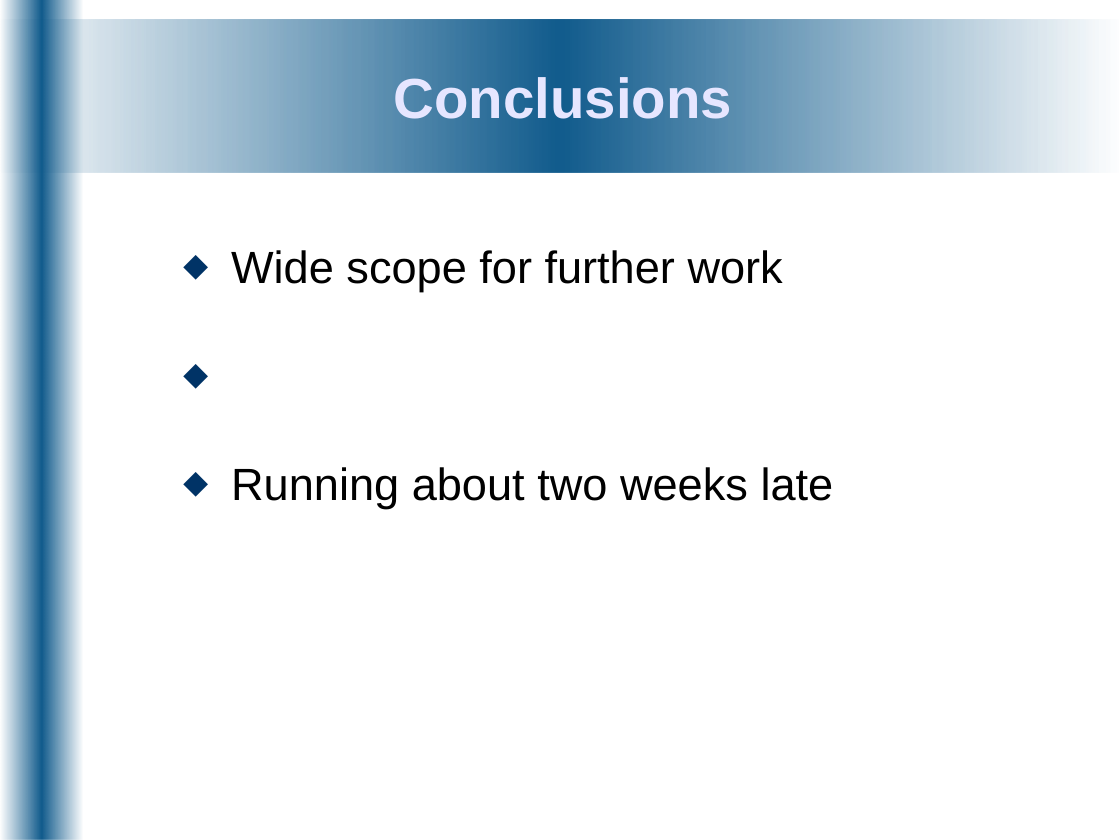
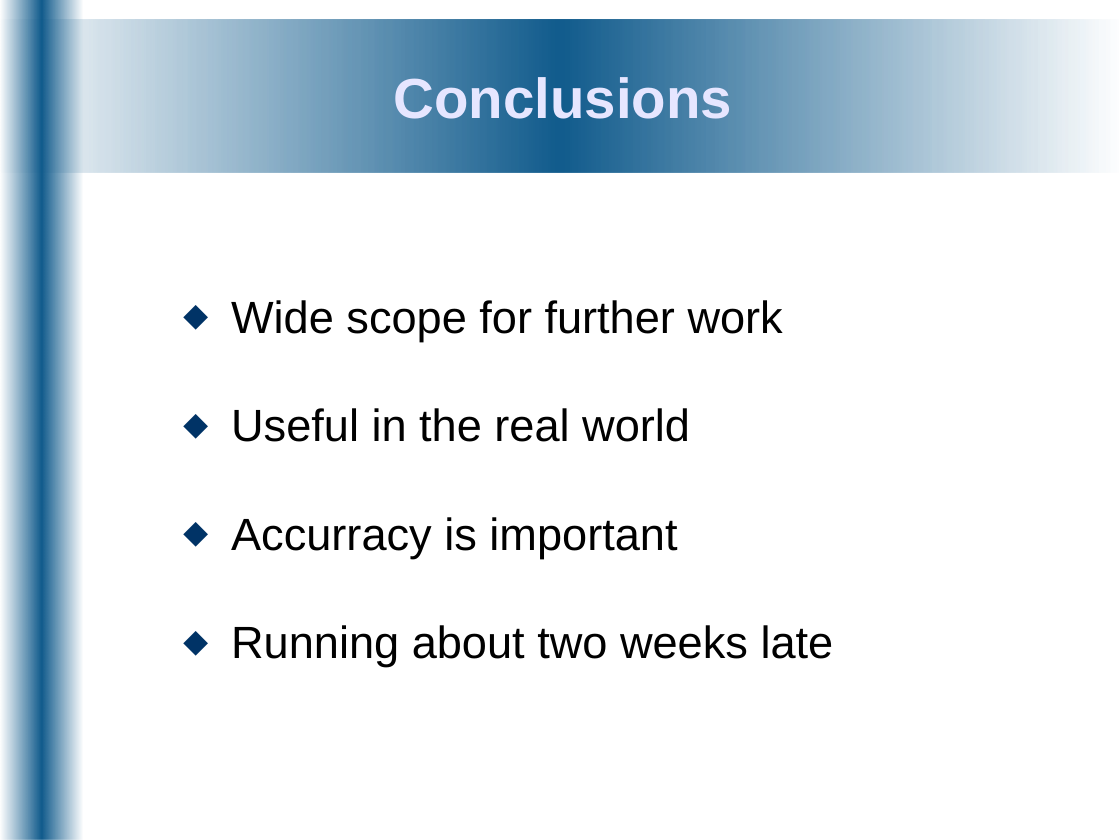
Before and after one commit to DorisGao/personal-uni, a slide deck: slide 16 of ee4p/docs/Presentations/bench_inspect-0812071414.odp (slide 14 before the commit). Drawn at 1120x840 pixels with LibreOffice and Linux fonts; fonts in the diff are those of the drawing. Boxes give left, top, right and bottom in pixels: in the first picture for what was removed or moved away, otherwise in the second. Text is boxed around its words. In the diff, an @@ line names an element or a change of style, - is before the commit and + after.

```diff
--- a/ee4p/docs/Presentations/bench_inspect-0812071414.odp
+++ b/ee4p/docs/Presentations/bench_inspect-0812071414.odp
@@ text "Wide scope for further work": place and size @@
-text "Wide scope for further work" at <box>231,250,834,508</box>
+text "Wide scope for further work" at <box>231,300,834,667</box>
@@ text at <box>231,408,690,559</box>: paragraphs added @@
+⬥ Useful in the real world
+⬥ Accurracy is important
```
Also in this commit, not shown: 12 other slides changed, 3 slides added, 1 slide removed, 1 other file.
